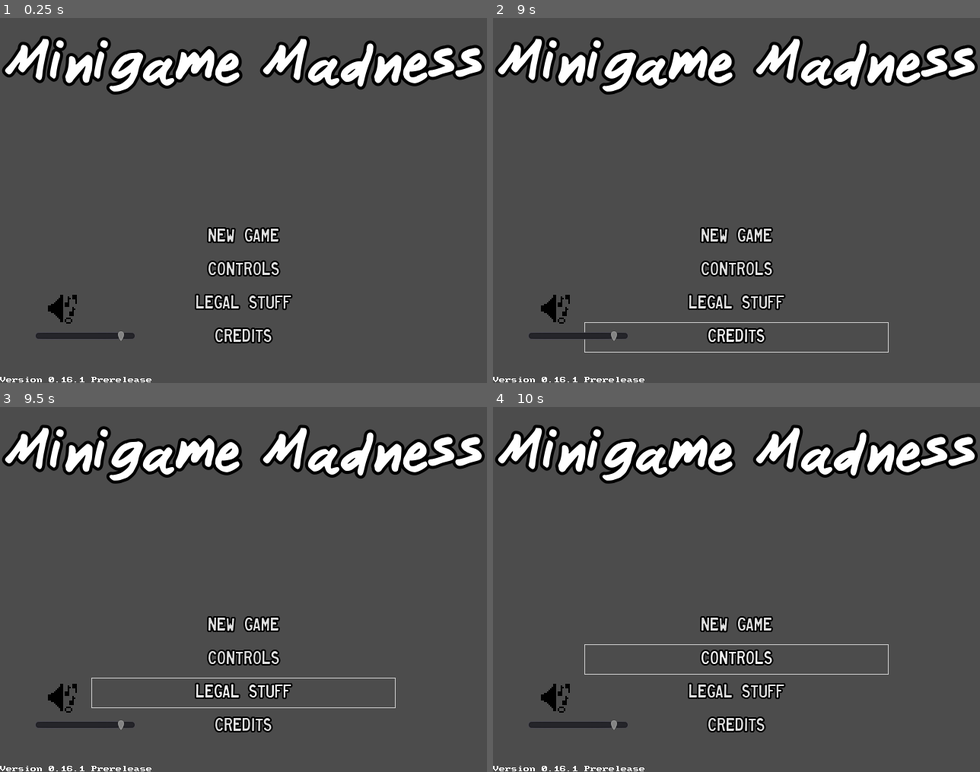
Above: before the commit, frames 1-4 (two rows, left to right).
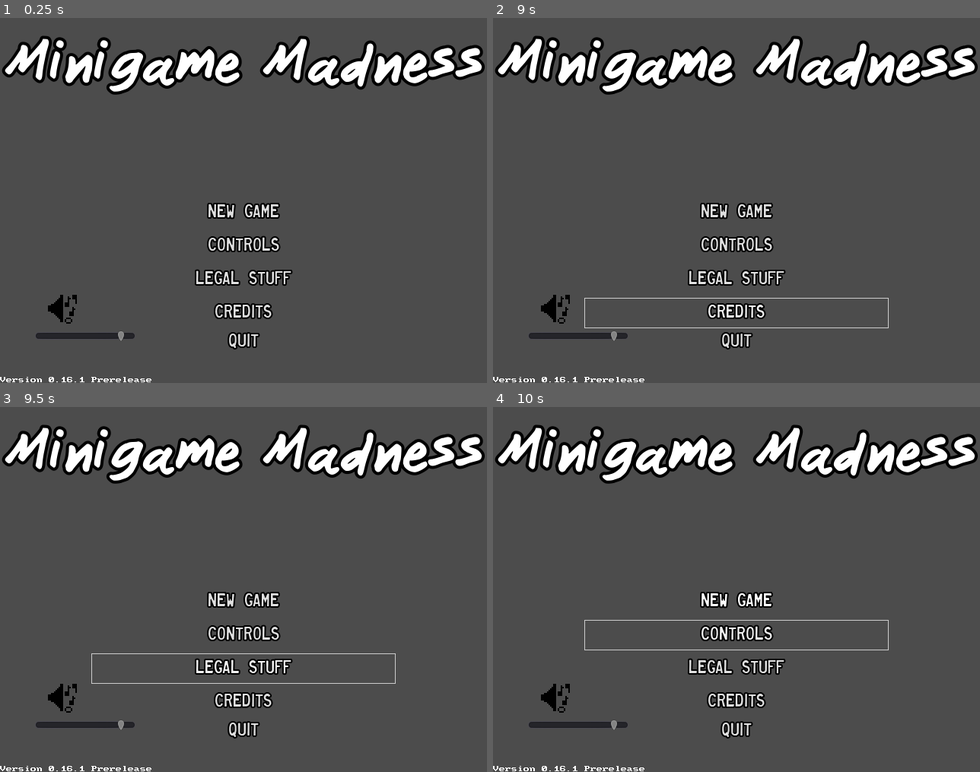
Above: after the commit, the same moments.

Repository: swashdev/minigame-madness
Game: Godot game, scene res://master/scenes/master.tscn
Two runs of this game, one before a commit and one after it. Both use one fixed random seed, a clock stepped at 60 frames per second and the inputs below.
Inputs (mouse positions are in pixels of both pictures, inside the frame that each line leads up to):
- Up to frame 1 (0.25 s): no input
- Up to frame 2 (9 s): click "Credits" at 0.5 s; click "New Game" at 1.25 s; click "New Game" at 2 s; click "Legal Stuff" at 2.75 s; click (600, 160) at 3.5 s; click "OK" at 4.25 s; click (600, 302) at 5 s; click "OK" at 5.75 s; click "Controls" at 6.5 s; click (556, 310) at 7.25 s; click "Cancel" at 8 s; tap Enter at 8.75 s; move the mouse to (843, 182) at 8.77 s; hold Right (move_right) from 8.78 s (still down); hold Space (action) from 8.78 s (still down)
- Up to frame 3 (9.5 s): keep holding Right (move_right); keep holding Space (action); tap Up (move_up) at 9.02 s
- Up to frame 4 (10 s): keep holding Right (move_right); move the mouse to (639, 607) at 9.52 s; release Space (action) at 9.53 s; tap A (secret_a) at 9.6 s; tap Up (move_up) at 9.77 s

The runs differ from the first frame. In frame 1, 3.6% of the frame differs, in the area x 40-61%, y 50-91%; in frame 2, 4.1%, in the area x 18-82%, y 50-92%; in frame 3, 4.1%; in frame 4, 4.1%.

Commit message:
[MASTER] Add the Quit button back in.

Diff:
--- /dev/null
+++ b/master/scenes/menus/dialogs/really_quit_dialog.tscn
@@ -0,0 +1,7 @@
+[gd_scene format=2]
+
+[node name="ReallyQuitDialog" type="ConfirmationDialog"]
+margin_right = 200.0
+margin_bottom = 70.0
+window_title = "Really Quit?"
+dialog_text = "Are you sure you want to quit?"
--- a/master/scenes/menus/main_menu.tscn
+++ b/master/scenes/menus/main_menu.tscn
@@ -14,6 +14,7 @@
 [ext_resource path="res://master/images/menus/buttons/music_button_off.png" type="Texture" id=12]
 [ext_resource path="res://master/images/menus/buttons/music_button_on.png" type="Texture" id=13]
 [ext_resource path="res://master/fonts/volume_slider.tres" type="DynamicFont" id=14]
+[ext_resource path="res://master/scenes/menus/dialogs/really_quit_dialog.tscn" type="PackedScene" id=15]
 
 [node name="MainMenu" type="Control"]
 anchor_right = 1.0
@@ -44,24 +45,24 @@
 }
 
 [node name="NewGameButton" parent="Menu/Buttons" instance=ExtResource( 4 )]
+margin_top = 156.0
+margin_bottom = 196.0
+rect_min_size = Vector2( 0, 40 )
+text = "New Game"
+_descriptive_text = "play 8 minigames with 5 lives"
+
+[node name="EnduranceModeButton" parent="Menu/Buttons" instance=ExtResource( 4 )]
+visible = false
 margin_top = 188.0
 margin_bottom = 228.0
 rect_min_size = Vector2( 0, 40 )
-text = "New Game"
-_descriptive_text = "play 8 minigames with 5 lives"
-
-[node name="EnduranceModeButton" parent="Menu/Buttons" instance=ExtResource( 4 )]
-visible = false
-margin_top = 144.0
-margin_bottom = 184.0
-rect_min_size = Vector2( 0, 40 )
 text = "Endurance Mode"
 _descriptive_text = "play an infinite number of minigames with five lives"
 
 [node name="SuddenDeath" parent="Menu/Buttons" instance=ExtResource( 4 )]
 visible = false
-margin_top = 144.0
-margin_bottom = 184.0
+margin_top = 188.0
+margin_bottom = 228.0
 rect_min_size = Vector2( 0, 40 )
 text = "Sudden Death"
 _descriptive_text = "play endurance mode with only one life"
@@ -79,17 +80,17 @@
 }
 
 [node name="ControlsButton" type="Button" parent="Menu/Buttons"]
-margin_top = 232.0
-margin_right = 400.0
-margin_bottom = 272.0
+margin_top = 200.0
+margin_right = 400.0
+margin_bottom = 240.0
 rect_min_size = Vector2( 0, 40 )
 text = "Controls"
 flat = true
 
 [node name="LegalStuffButton" type="Button" parent="Menu/Buttons"]
-margin_top = 276.0
-margin_right = 400.0
-margin_bottom = 316.0
+margin_top = 244.0
+margin_right = 400.0
+margin_bottom = 284.0
 rect_min_size = Vector2( 0, 40 )
 text = "Legal Stuff"
 flat = true
@@ -98,12 +99,18 @@
 }
 
 [node name="CreditsButton" type="Button" parent="Menu/Buttons"]
-margin_top = 320.0
+margin_top = 288.0
+margin_right = 400.0
+margin_bottom = 328.0
+rect_min_size = Vector2( 0, 40 )
+text = "Credits"
+flat = true
+
+[node name="QuitButton" type="Button" parent="Menu/Buttons"]
+margin_top = 332.0
 margin_right = 400.0
 margin_bottom = 360.0
-rect_min_size = Vector2( 0, 40 )
-text = "Credits"
-flat = true
+text = "Quit"
 
 [node name="VersionNumberLabel" type="Label" parent="."]
 anchor_top = 1.0
@@ -180,6 +187,8 @@
 
 [node name="ConfirmOpenExternal" parent="." instance=ExtResource( 3 )]
 
+[node name="ReallyQuitDialog" parent="." instance=ExtResource( 15 )]
+
 [connection signal="pressed" from="Menu/Buttons/NewGameButton" to="." method="_on_NewGameButton_pressed"]
 [connection signal="pressed" from="Menu/Buttons/EnduranceModeButton" to="." method="_on_EnduranceModeButton_pressed"]
 [connection signal="pressed" from="Menu/Buttons/SuddenDeath" to="." method="_on_SuddenDeath_pressed"]
@@ -187,6 +196,8 @@
 [connection signal="pressed" from="Menu/Buttons/ControlsButton" to="." method="_on_ControlsButton_pressed"]
 [connection signal="pressed" from="Menu/Buttons/LegalStuffButton" to="." method="_on_LegalStuffButton_pressed"]
 [connection signal="pressed" from="Menu/Buttons/CreditsButton" to="." method="_on_CreditsButton_pressed"]
+[connection signal="pressed" from="Menu/Buttons/QuitButton" to="ReallyQuitDialog" method="popup_centered"]
 [connection signal="value_changed" from="VolumeSlider" to="." method="_on_VolumeSlider_value_changed"]
 [connection signal="toggled" from="MusicButton" to="." method="_on_MusicButton_toggled"]
 [connection signal="open_external" from="CreditsDialog" to="ConfirmOpenExternal" method="_on_open_external"]
+[connection signal="confirmed" from="ReallyQuitDialog" to="." method="_on_ReallyQuitDialog_confirmed"]
--- a/master/scripts/menus/main_menu.gd
+++ b/master/scripts/menus/main_menu.gd
@@ -106,3 +106,8 @@
 	emit_signal( "music_volume_changed", value )
 	var new_vol_percent: float = ((value + 80) / 80) * 100
 	$VolumePercentage.set_text( "%03.0f%%" % new_vol_percent )
+
+
+# The player has confirmed that they really want to quit :-(
+func _on_ReallyQuitDialog_confirmed():
+	get_tree().quit()
Not shown: 1 places in master/scenes/menus/main_menu.tscn that only renumber resources
Not shown, changed: CHANGELOG.md
